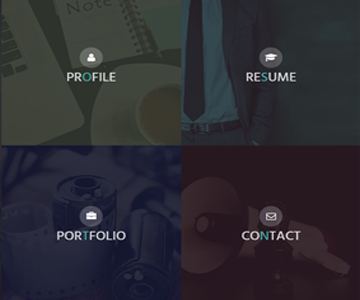
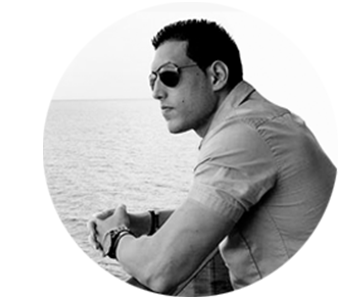
Comparing the layer stacks of the two 360×300 images. Changes:
added layer "avatar" above "Layer 4" over [43, 2, 338, 297]
hid "Layer 4" over [0, 0, 360, 300]
hid "Layer 3" over [0, 0, 360, 300]
